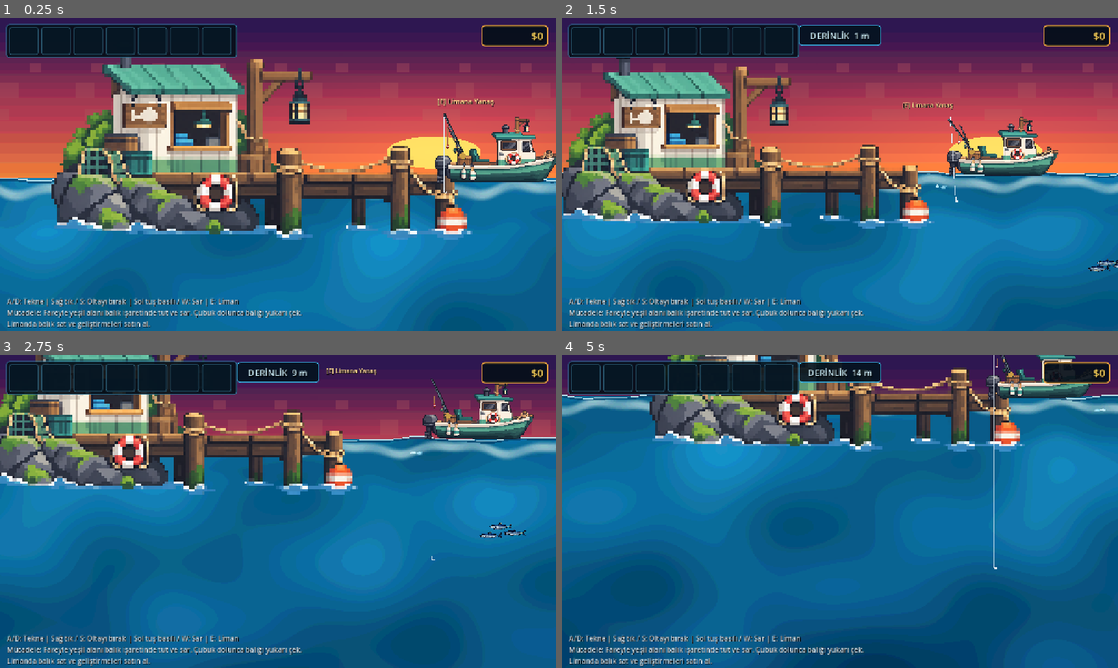
Above: before the commit, frames 1-4 (two rows, left to right).
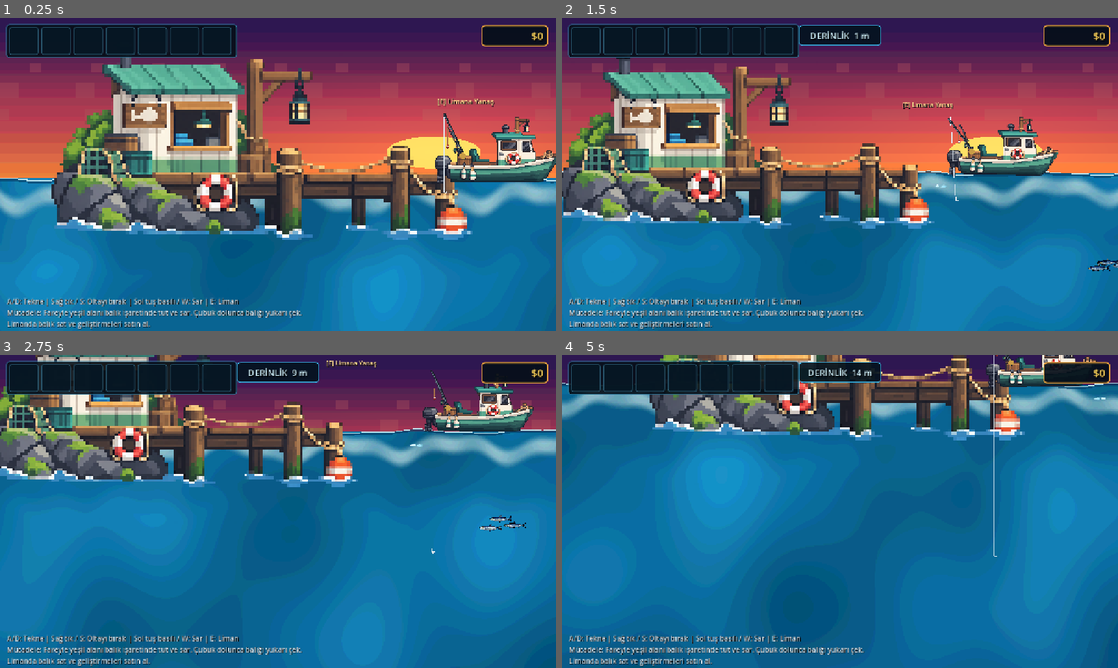
Above: after the commit, the same moments.

Repository: mirackayademir/TinyFisher
Game: Godot game, scene res://scenes/world.tscn
The game is run twice, just before and just after one commit, with the same random seed, the same clock (stepped at 60 frames per second) and the same inputs.
Inputs (mouse positions are in pixels of both pictures, inside the frame that each line leads up to):
- Up to frame 1 (0.25 s): no input
- Up to frame 2 (1.5 s): move the mouse to (962, 158) at 0.52 s; hold D (move_right) 0.53-1.28 s; tap E (dock) at 0.6, 1.35 s; click (962, 158) at 0.67 s; move the mouse to (728, 190) at 1.27 s; hold S from 1.28 s (still down)
- Up to frame 3 (2.75 s): move the mouse to (333, 442) at 2.02 s; release S at 2.03 s; hold D (move_right) from 2.03 s (still down); tap E (dock) at 2.1 s
- Up to frame 4 (5 s): move the mouse to (812, 574) at 2.77 s; release D (move_right) at 2.78 s; hold W 2.78-3.53 s; tap E (dock) at 2.85, 3.6, 4.35 s; click (812, 574) at 2.92 s; move the mouse to (1006, 558) at 3.52 s; hold A (move_left) from 3.53 s (still down); move the mouse to (673, 464) at 4.27 s

The runs differ from the first frame. In frame 1, 12% of the frame differs, in the area x 0-100%, y 52-100%; in frame 2, 17%; in frame 3, 37%; in frame 4, 40%, in the area x 0-100%, y 0-100%.

Commit message:
Temporarily unlock 100m hook depth for testing

Diff:
--- a/scenes/hook.gd
+++ b/scenes/hook.gd
@@ -4,6 +4,12 @@
 const DEPTH_PER_LEVEL: float = 350.0
 const BASE_DEPTH_METERS: int = 50
 const DEPTH_METERS_PER_LEVEL: int = 10
+
+# TEST MODU: Yeni derin su balıklarını geliştirme kasmadan deneyebilmek için
+# fiziksel olta erişimini geçici olarak maksimum seviyede tutuyoruz.
+# İlerleme dengesi testleri başladığında false yapılacak.
+const TEST_FULL_DEPTH_UNLOCK: bool = true
+const TEST_DEPTH_LEVEL: int = 5
 
 @export var hook_speed: float = 220.0
 @export var reel_speed: float = 240.0
@@ -412,14 +418,17 @@
 
 
 func set_depth_level(level: int) -> void:
+	# Gerçek upgrade seviyesi saklanır; test sırasında fiziksel erişim geçici olarak 100 m'ye açılır.
 	depth_level = clampi(level, 0, 5)
-	max_depth = BASE_DEPTH_PIXELS + (float(depth_level) * DEPTH_PER_LEVEL)
-	max_depth_meters = BASE_DEPTH_METERS + (depth_level * DEPTH_METERS_PER_LEVEL)
-
-	camera_deep_y = 1420.0 + (float(depth_level) * 300.0)
+	var effective_depth_level: int = TEST_DEPTH_LEVEL if TEST_FULL_DEPTH_UNLOCK else depth_level
+
+	max_depth = BASE_DEPTH_PIXELS + (float(effective_depth_level) * DEPTH_PER_LEVEL)
+	max_depth_meters = BASE_DEPTH_METERS + (effective_depth_level * DEPTH_METERS_PER_LEVEL)
+
+	camera_deep_y = 1420.0 + (float(effective_depth_level) * 300.0)
 	var water: ColorRect = world.get_node_or_null("Water") as ColorRect
 	if water != null:
-		water.offset_bottom = maxf(water.offset_bottom, 2700.0 + (float(depth_level) * 350.0))
+		water.offset_bottom = maxf(water.offset_bottom, 2700.0 + (float(effective_depth_level) * 350.0))
 
 	_update_depth_hud()
 
